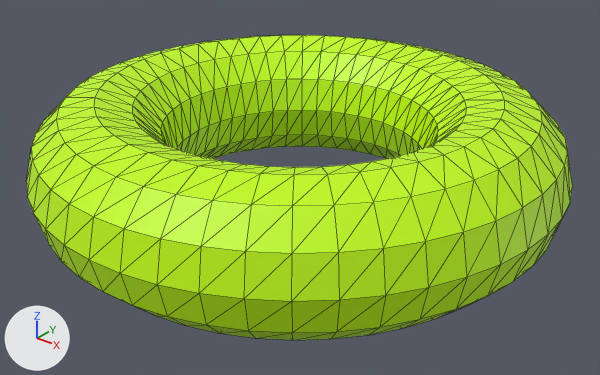
The glTF model site/assets/models/doughnut.glb: old version first, new version second.
Before and after are seen from a 50 mm camera at (2.46, -3.07, 1.72) aimed at (0.05, -0.06, -0.15). The axes (+X, +Y, +Z) are drawn at lower left. The lights are the same throughout. The older version comes first. Mesh edges are drawn as thin lines. Vertices at exactly the same position are counted once.

Script lines for the objects in view, before the commit:
```python
me_torus = bpy.data.meshes.new('Torus')
me_torus.from_pydata(...)  # a torus around z (ring radius 1.0, tube radius 0.35) spanning x -1.35..1.35, y -1.35..1.35, z -0.35..0.35
me_torus.materials.append(mat_material_001)  # green #c3ff00
ob_torus = bpy.data.objects.new('Torus', me_torus)
ob_torus.location = (0.0, 0.0, 0.0)
```
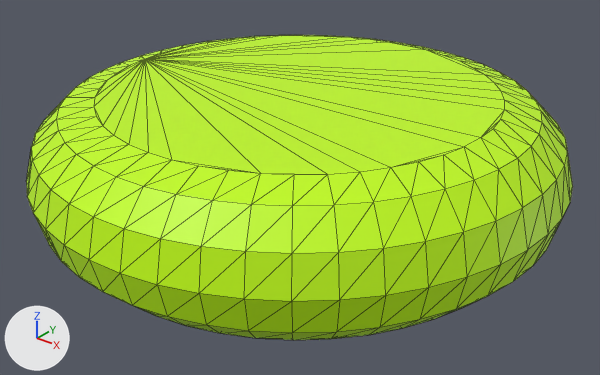
What changed in the scene script:
```text
Change me_torus:
    used by ob_torus; location = (0.0, 0.0, 0.0)
    remove me_torus.from_pydata(...)  # 576 vertices, 1152 faces; spans x -1.35..1.35, y -1.35..1.35, z -0.35..0.35
    add me_torus.from_pydata(...)  # 504 vertices, 1022 faces; spans x -1.35..1.35, y -1.35..1.35, z -0.35..0.35
    me_torus part 1
    72 vertices are removed from x -0.82..0.5, y -0.82..0.82, z -0.17..0.3
    248 faces are deleted
    118 new faces join them
```

Location of each change, [x1, y1, x2, y2] in pixels of the pictures (600 x 375 px):
part 1 of me_torus, built on
    before: [94, 35, 505, 175]
    after: [27, 35, 505, 255]
